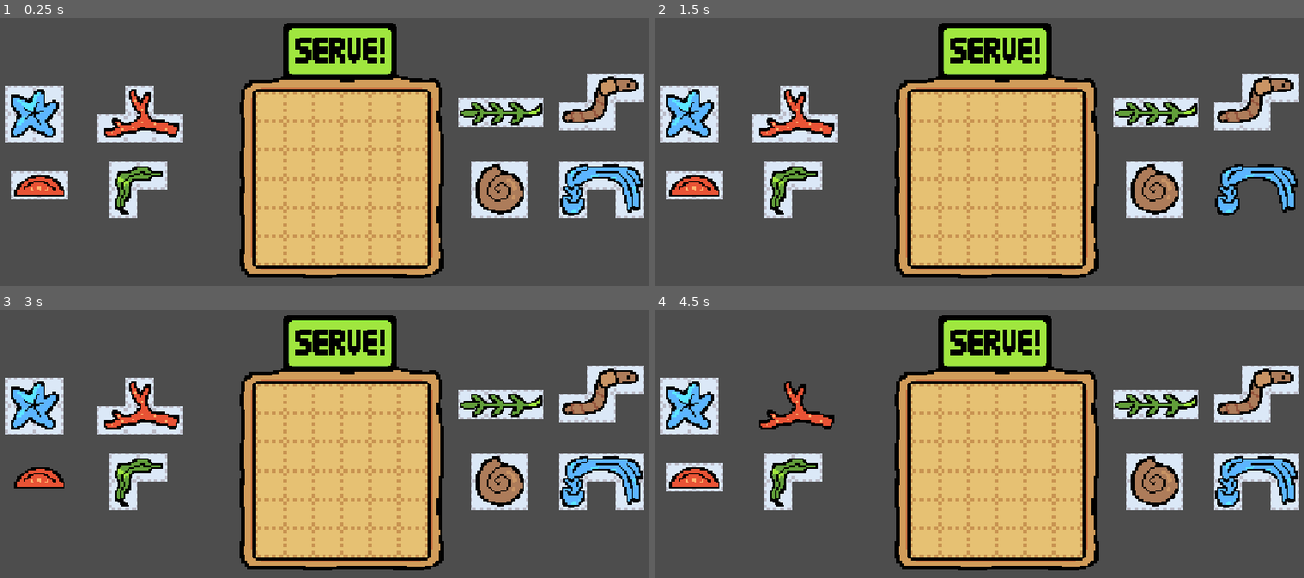
Above: before the commit, frames 1-4 (two rows, left to right).
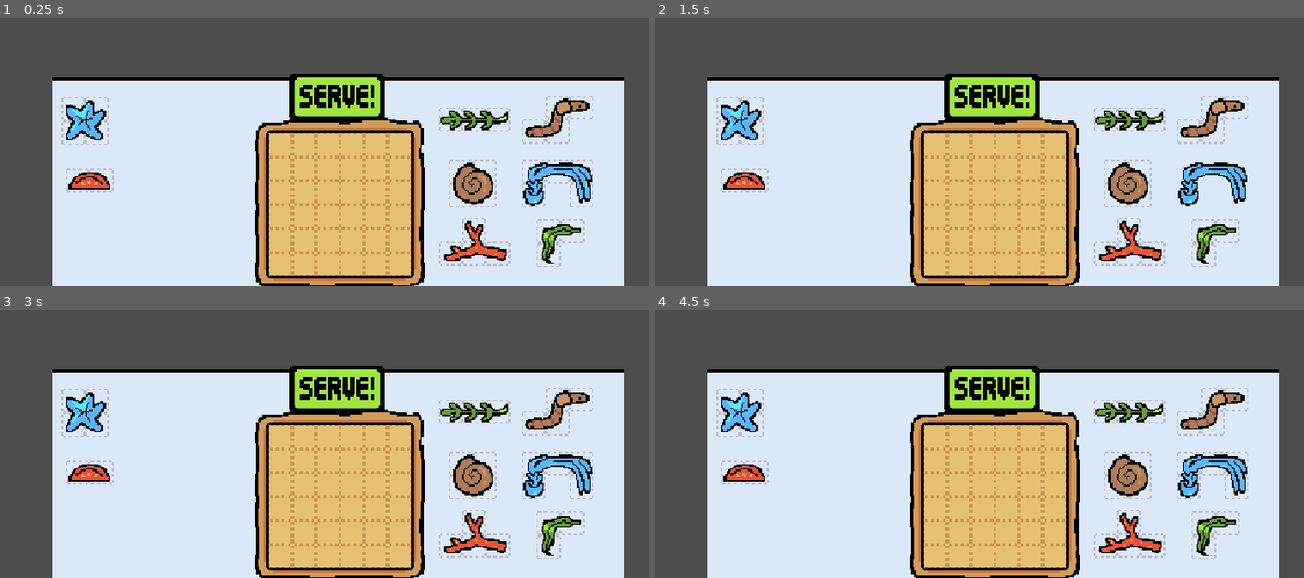
Above: after the commit, the same moments.

Repository: pavenpaven/gamejam-2026
Game: Godot game, scene res://Scenes/game.tscn
The game is run twice, just before and just after one commit, with the same random seed, the same clock (stepped at 60 frames per second) and the same inputs.
Inputs (mouse positions are in pixels of both pictures, inside the frame that each line leads up to):
- Up to frame 1 (0.25 s): no input
- Up to frame 2 (1.5 s): tap Enter at 0.5 s; move the mouse to (674, 101) at 0.52 s; tap R at 0.6, 1.35 s; click (674, 101) at 0.67 s; tap Space at 1.25 s; move the mouse to (1226, 176) at 1.27 s; click (1226, 176) at 1.42 s
- Up to frame 3 (3 s): tap Enter at 2 s; move the mouse to (603, 379) at 2.02 s; tap R at 2.1, 2.85 s; click (603, 379) at 2.17 s; tap Space at 2.75 s; move the mouse to (25, 478) at 2.77 s; click (25, 478) at 2.92 s
- Up to frame 4 (4.5 s): tap Enter at 3.5 s; move the mouse to (778, 468) at 3.52 s; tap R at 3.6, 4.35 s; click (778, 468) at 3.67 s; tap Space at 4.25 s; move the mouse to (797, 393) at 4.27 s; click (797, 393) at 4.42 s

The runs differ from the first frame. In frame 1, 62% of the frame differs, in the area x 0-100%, y 1-100%; in frame 2, 62%; in frame 3, 62%; in frame 4, 63%.
Error in both runs: Invalid assignment of property or key 'character_id' with value of type 'int' on a base object of type 'Node2D (character.gd)'. (res://Scripts/game.gd:76)

Commit message:
woops forgot to push this

Diff:
--- a/Scenes/game.tscn
+++ b/Scenes/game.tscn
@@ -1,6 +1,7 @@
 [gd_scene format=3 uid="uid://hw82plyy58gv"]
 
 [ext_resource type="Script" uid="uid://b3apeg0e5mimq" path="res://Scripts/game.gd" id="1_ebmjs"]
+[ext_resource type="Texture2D" uid="uid://7qviljphvfs4" path="res://Assets/Textures/fish_resturant_table.png" id="2_i6g32"]
 [ext_resource type="PackedScene" uid="uid://c3ibv754kp4fc" path="res://Scenes/board.tscn" id="2_qxrlw"]
 [ext_resource type="PackedScene" uid="uid://d8hf2p75ty37" path="res://Scenes/ingredient.tscn" id="3_wrm1d"]
 [ext_resource type="Texture2D" uid="uid://dwapdu4mwwkls" path="res://Assets/Textures/button_serve.PNG" id="4_3dryh"]
@@ -12,11 +13,16 @@
 [node name="Game" type="Node2D" unique_id=1385651455]
 script = ExtResource("1_ebmjs")
 
+[node name="table" type="Sprite2D" parent="." unique_id=297293345]
+position = Vector2(-1, -4)
+texture = ExtResource("2_i6g32")
+
 [node name="Board" parent="." unique_id=1679172358 instance=ExtResource("2_qxrlw")]
-position = Vector2(-47, 0)
+position = Vector2(-48, 20)
 
 [node name="Camera2D" type="Camera2D" parent="." unique_id=703375740]
-zoom = Vector2(3, 3)
+offset = Vector2(0, -7)
+zoom = Vector2(2.5, 2.5)
 
 [node name="Ingredient" parent="." unique_id=1199109778 instance=ExtResource("3_wrm1d")]
 position = Vector2(-171, 12)
@@ -27,18 +33,18 @@
 type = 2
 
 [node name="Ingredient3" parent="." unique_id=1917520847 instance=ExtResource("3_wrm1d")]
-position = Vector2(146, 5)
+position = Vector2(146, 11)
 
 [node name="Ingredient4" parent="." unique_id=1005182173 instance=ExtResource("3_wrm1d")]
 position = Vector2(-168, 52)
 type = 5
 
 [node name="Ingredient5" parent="." unique_id=892406819 instance=ExtResource("3_wrm1d")]
-position = Vector2(-113, 54)
+position = Vector2(148, 94)
 type = 3
 
 [node name="Ingredient6" parent="." unique_id=792072122 instance=ExtResource("3_wrm1d")]
-position = Vector2(-112, 12)
+position = Vector2(90, 93)
 type = 1
 
 [node name="Ingredient7" parent="." unique_id=1882070615 instance=ExtResource("3_wrm1d")]
@@ -50,13 +56,13 @@
 type = 7
 
 [node name="Sprite2D" type="Sprite2D" parent="." unique_id=1826442636]
-position = Vector2(0, -23)
+position = Vector2(-2, -4)
 texture = ExtResource("4_3dryh")
 
 [node name="Area2D" type="Area2D" parent="." unique_id=1988183933]
 
 [node name="CollisionShape2D" type="CollisionShape2D" parent="Area2D" unique_id=788803187]
-position = Vector2(1, -23.5)
+position = Vector2(-1, -4)
 shape = SubResource("RectangleShape2D_4ev0h")
 
 [node name="AudioStreamPlayer" type="AudioStreamPlayer" parent="." unique_id=1217599994]
